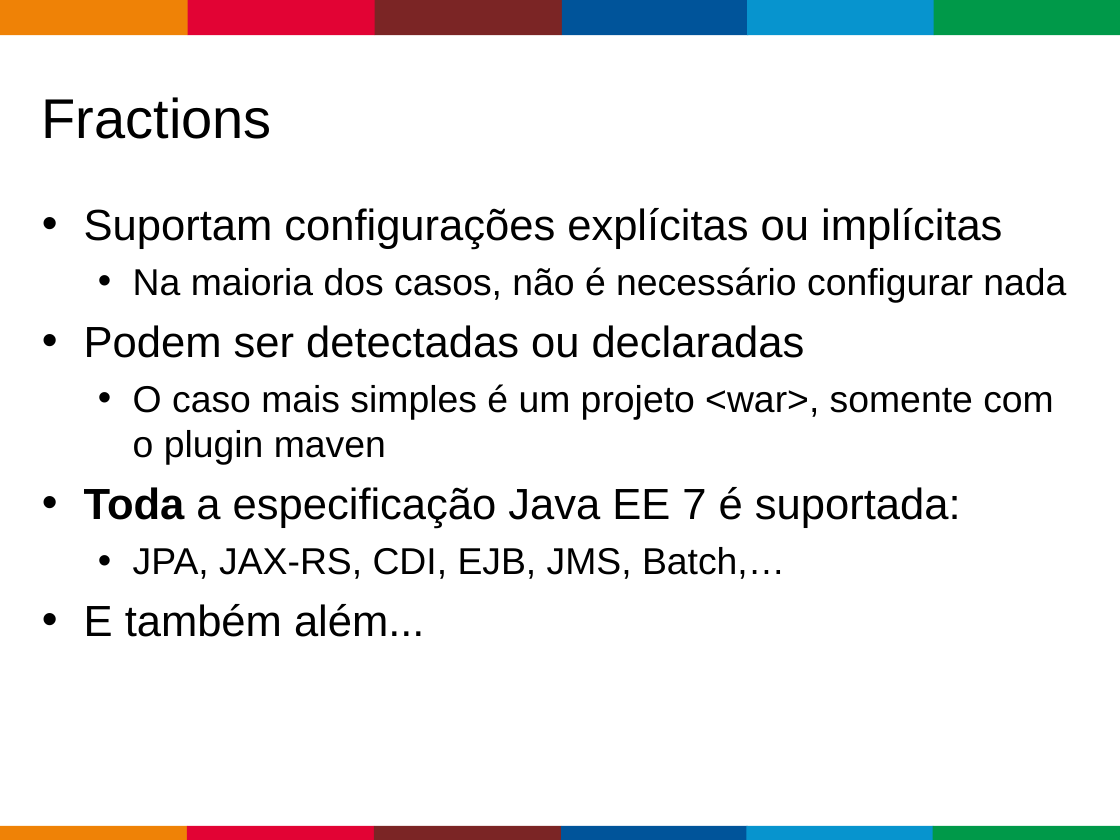
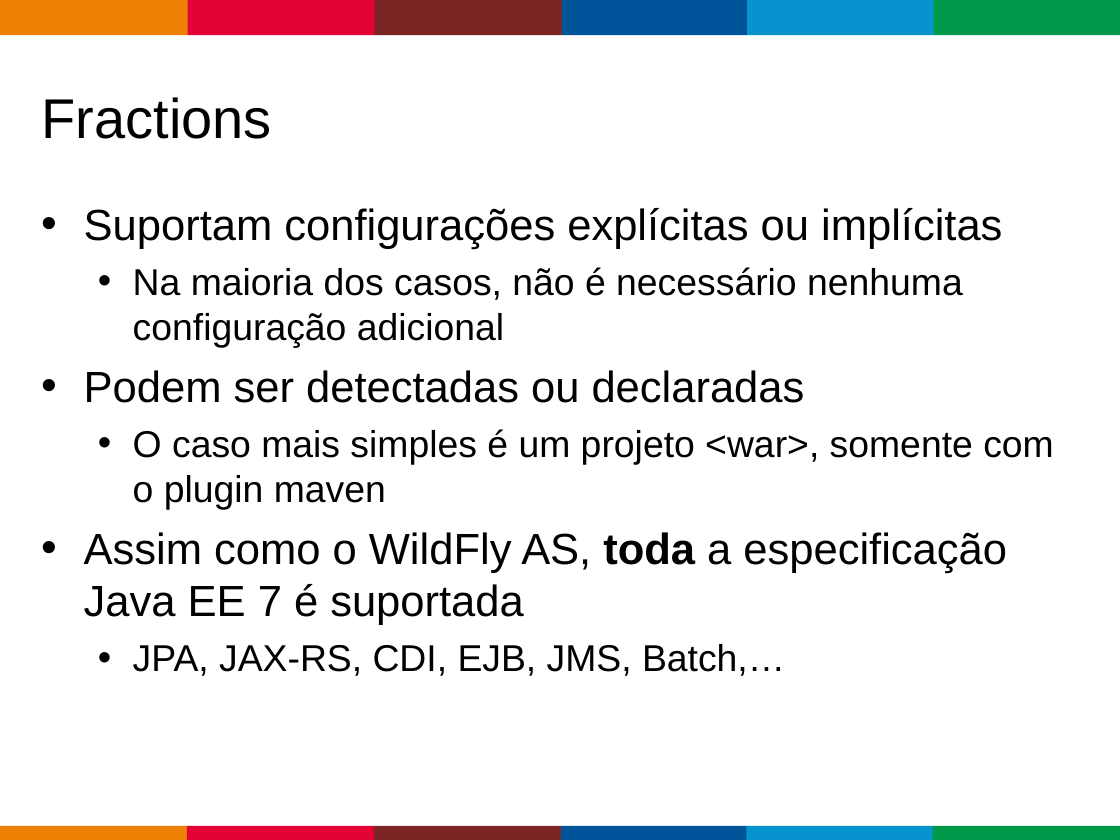
Before and after one commit to gastaldi/talks, a slide deck: slide 17 of WildFlySwarm/TDC 2017/wildflyswarm.odp. Drawn at 1120x840 pixels with LibreOffice and Linux fonts; fonts in the diff are those of the drawing; background and template pictures are left out. Boxes give left, top, right and bottom in pixels: in the first picture for what was removed or moved away, otherwise in the second. Text is boxed around its words. In the diff, an @@ line names an element or a change of style, - is before the commit and + after.

```diff
--- a/WildFlySwarm/TDC 2017/wildflyswarm.odp
+++ b/WildFlySwarm/TDC 2017/wildflyswarm.odp
@@ text at [133, 267, 963, 347]: text changed @@
-  • Na maioria dos casos, não é necessário configurar nada
+  • Na maioria dos casos, não é necessário nenhuma configuração adicional
@@ text at [84, 532, 1007, 625]: text changed @@
-• Toda a especificação Java EE 7 é suportada:
+• Assim como o WildFly AS, toda a especificação Java EE 7 é suportada
@@ text at [84, 604, 424, 637]: paragraph removed @@
-• E também além...
```
Also in this commit, not shown: 2 other slides changed, 1 other file.
